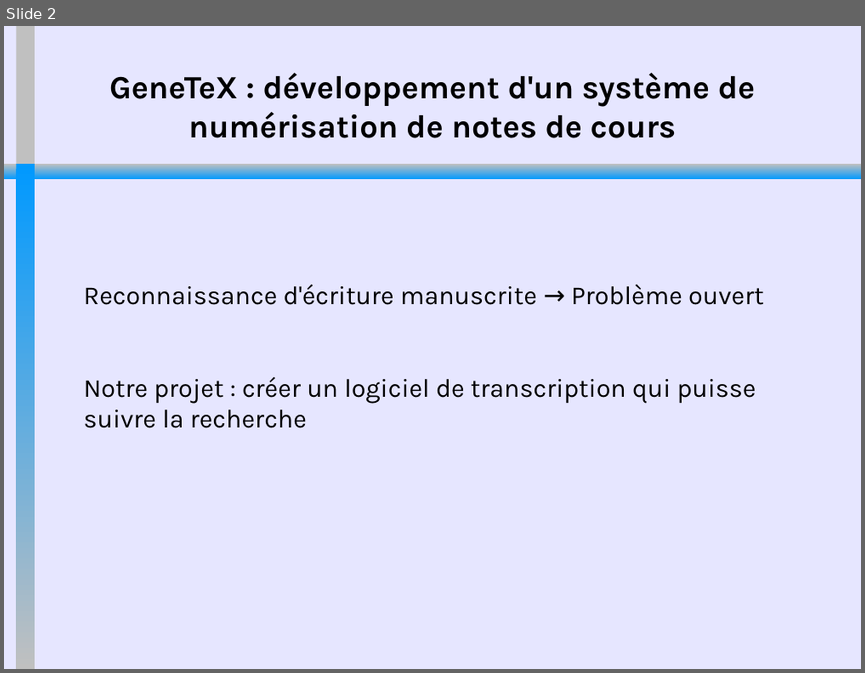
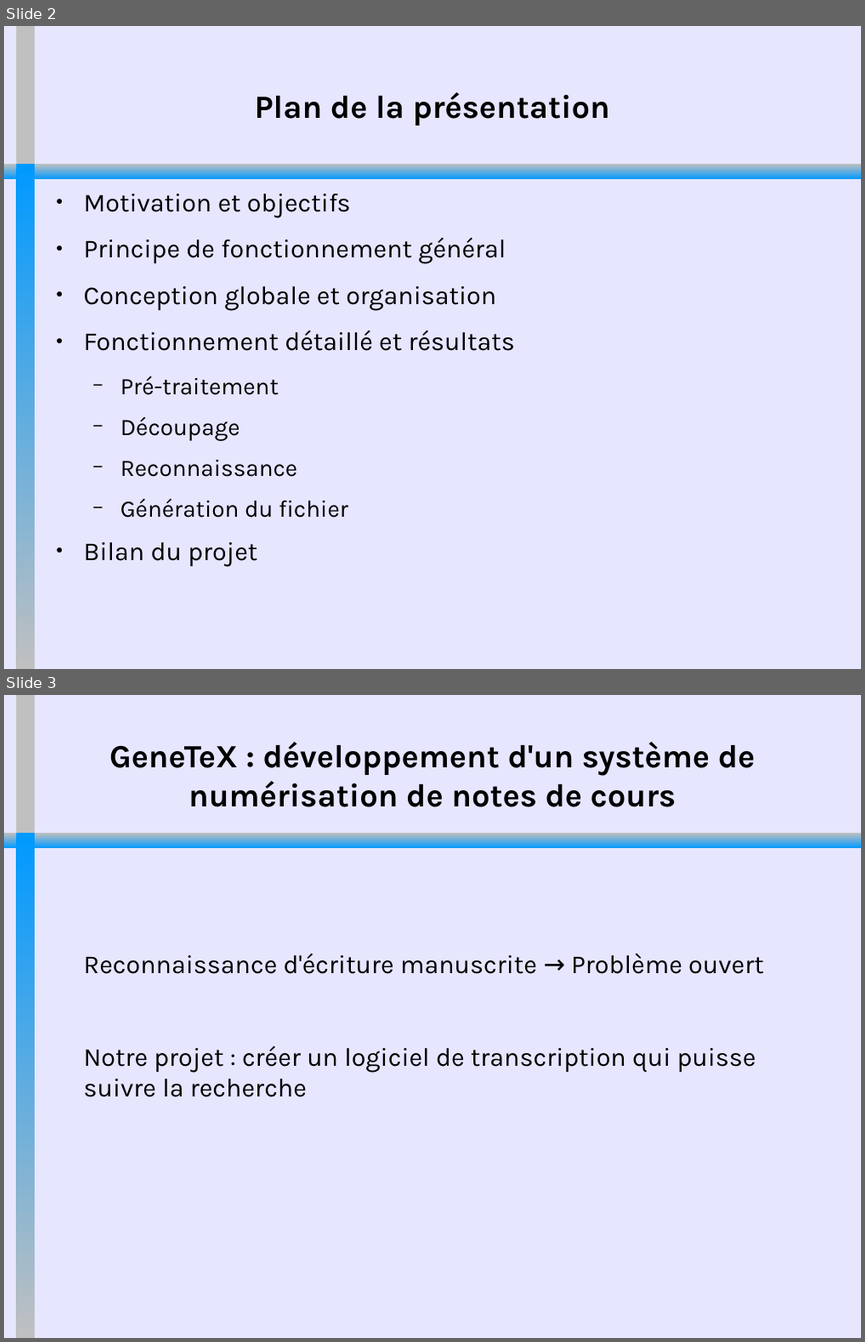
Before and after one commit to MehdiBksr/GeneTeX, a slide deck: documentation/SoutenanceGeneTeX.odp. Shown one above the other, each under a label of ours: slide 2 before the commit, slides 2 and 3 after it. The pictures are 865x673 and 865x1342 pixels, drawn with LibreOffice and Linux fonts; fonts in the diff are those of the drawing. Boxes give left, top, right and bottom in pixels: in the first picture for what was removed or moved away, otherwise in the second. Text is boxed around its words. In the diff, an @@ line names an element or a change of style, - is before the commit and + after.

```diff
--- a/documentation/SoutenanceGeneTeX.odp
+++ b/documentation/SoutenanceGeneTeX.odp
@@ slide 2 added at (x1=4, y1=26, x2=861, y2=669), background #E6E6FF; not listed: 3 template elements that a slide beside it also shows @@
@@ title added at (x1=255, y1=92, x2=610, y2=125), 30 pt, text #000000, bold @@
+Plan de la présentation
@@ text added at (x1=84, y1=193, x2=515, y2=567), 24 pt, text #000000 @@
+● Motivation et objectifs
+● Principe de fonctionnement général
+● Conception globale et organisation
+● Fonctionnement détaillé et résultats
+  − Pré-traitement
+  − Découpage
+  − Reconnaissance
+  − Génération du fichier
+● Bilan du projet
@@ what was slide 2 is now slide 3 @@
```
Also in this commit, not shown: 2 slides changed, 1 other slide added, 2 slides removed, 52 other files.
